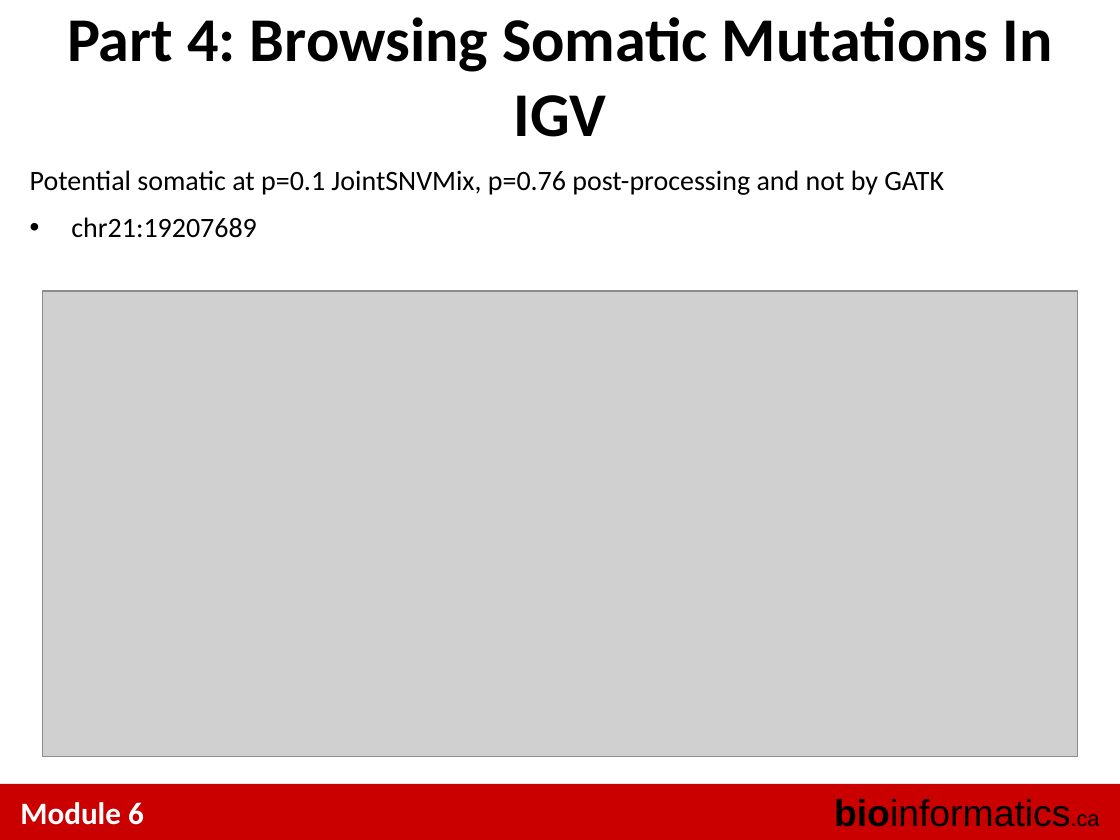
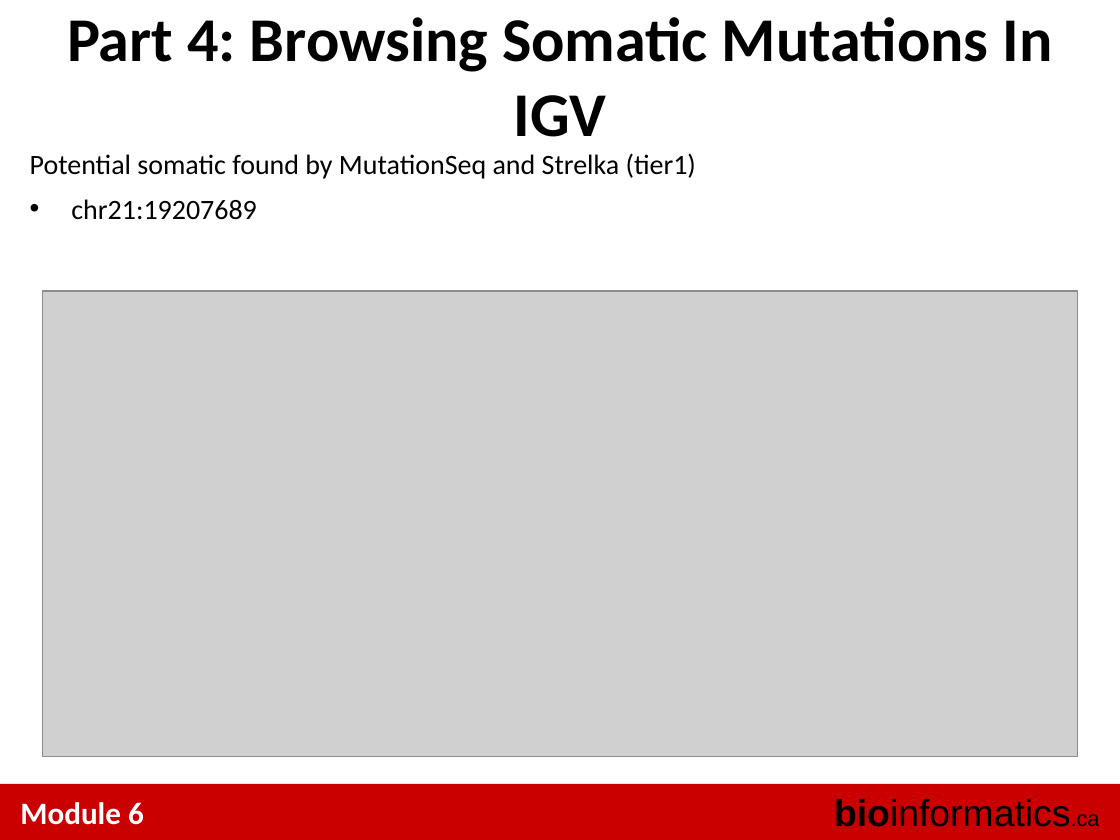
Before and after one commit to tinyheero/BICG-2016, a slide deck: slide 20 of snvs/content/BiCG_2012_Module6_Lab_shah.ppt (slide 19 before the commit). Drawn at 1120x840 pixels with LibreOffice and Linux fonts; fonts in the diff are those of the drawing; grey boxes stand for pictures. Boxes give left, top, right and bottom in pixels: in the first picture for what was removed or moved away, otherwise in the second. Text is boxed around its words. In the diff, an @@ line names an element or a change of style, - is before the commit and + after.

```diff
--- a/snvs/content/BiCG_2012_Module6_Lab_shah.ppt
+++ b/snvs/content/BiCG_2012_Module6_Lab_shah.ppt
@@ text at <box>30,153,696,179</box>: text changed @@
-Potential somatic at p=0.1 JointSNVMix, p=0.76 post-processing and not by GATK
+Potential somatic found by MutationSeq and Strelka (tier1)
```
Also in this commit, not shown: 5 other slides changed, 3 slides added.
